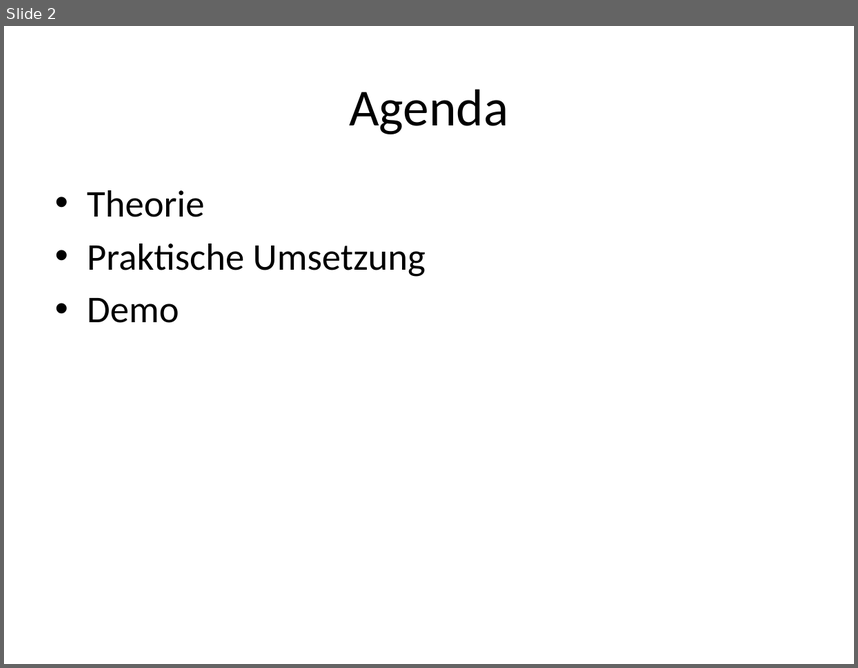
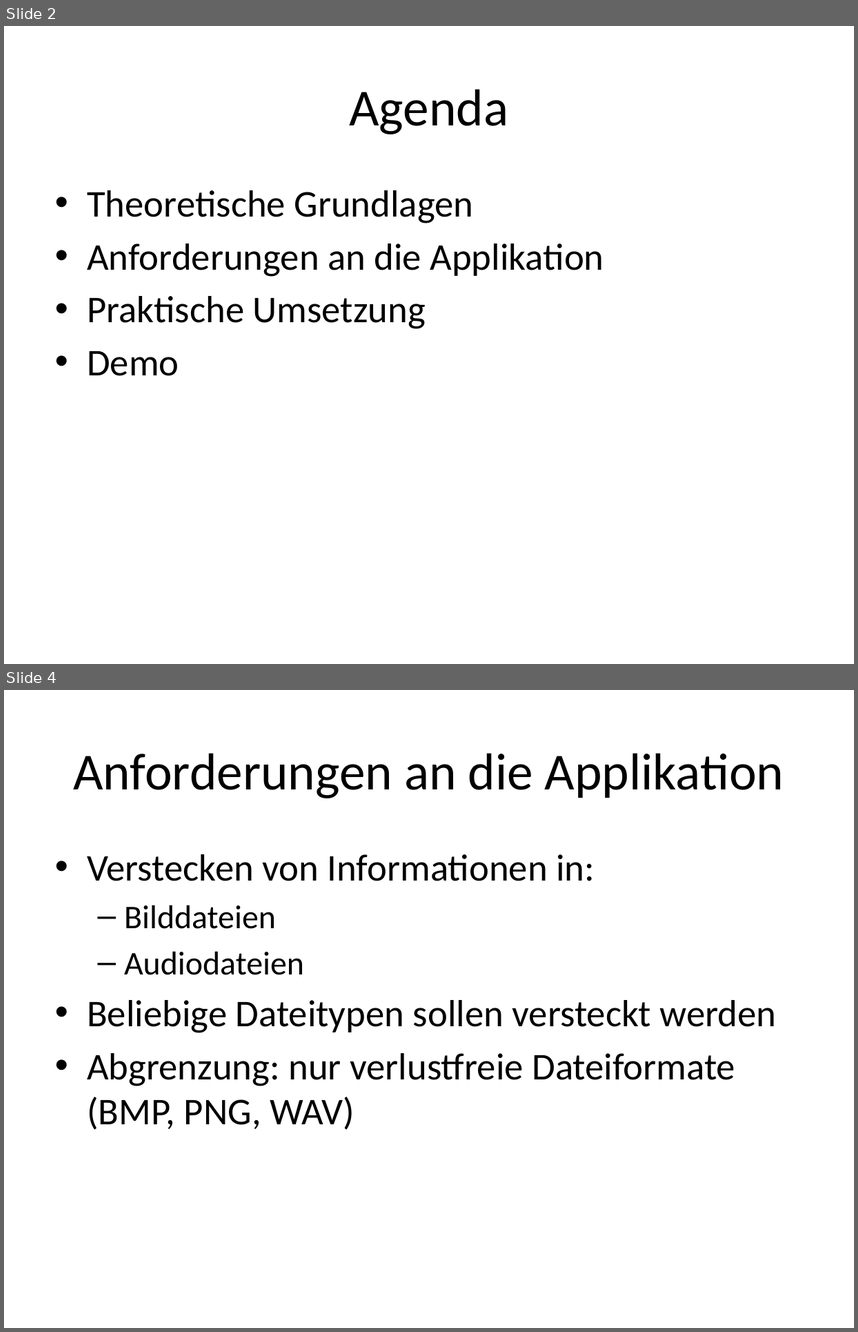
Before and after one commit to esterren/stegano, a slide deck: doc/Stegano-Praesentation.pptx. Shown one above the other, each under a label of ours: slide 2 before the commit, slides 2 and 4 after it; the slides between them are not shown. The pictures are 858x668 and 858x1332 pixels, drawn with LibreOffice and Linux fonts; fonts in the diff are those of the drawing. Boxes give left, top, right and bottom in pixels: in the first picture for what was removed or moved away, otherwise in the second. Text is boxed around its words. In the diff, an @@ line names an element or a change of style, - is before the commit and + after.

```diff
--- a/doc/Stegano-Praesentation.pptx
+++ b/doc/Stegano-Praesentation.pptx
@@ slide 4 added at [4, 690, 854, 1328], background #FFFFFF @@
@@ title added at [73, 753, 784, 798], 44 pt, text #000000 @@
+Anforderungen an die Applikation
@@ text added at [87, 854, 777, 1130], 32 pt, text #000000 @@
+• Verstecken von Informationen in:
+  – Bilddateien
+  – Audiodateien
+• Beliebige Dateitypen sollen versteckt werden
+• Abgrenzung: nur verlustfreie Dateiformate (BMP, PNG, WAV)
@@ slide 2 changed as well @@
@@ text at [87, 190, 604, 276]: text changed @@
-• Theorie
+• Theoretische Grundlagen
+• Anforderungen an die Applikation
```
Also in this commit, not shown: 1 other slide changed, 4 other slides added.
